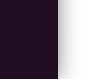
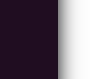
Before/after of a 90×79 layered artwork. What changed in the layer stack:
renamed "shadow" to "sidebar shadow", painted on it over box(58, 0, 83, 79)
